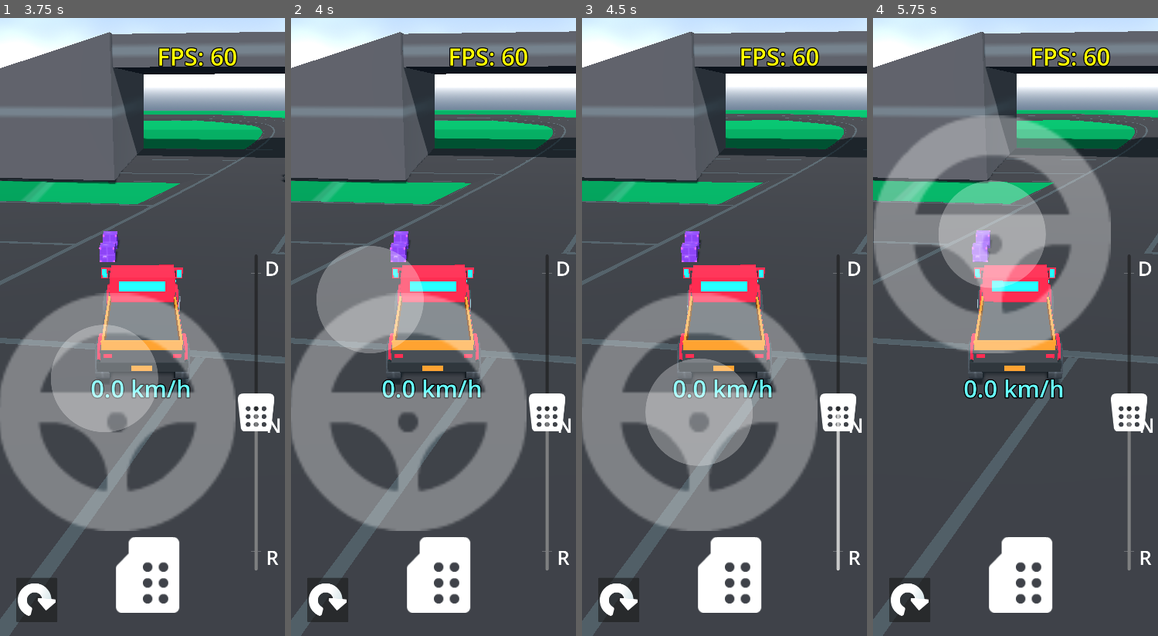
Above: before the commit, frames 1-4 (left to right).
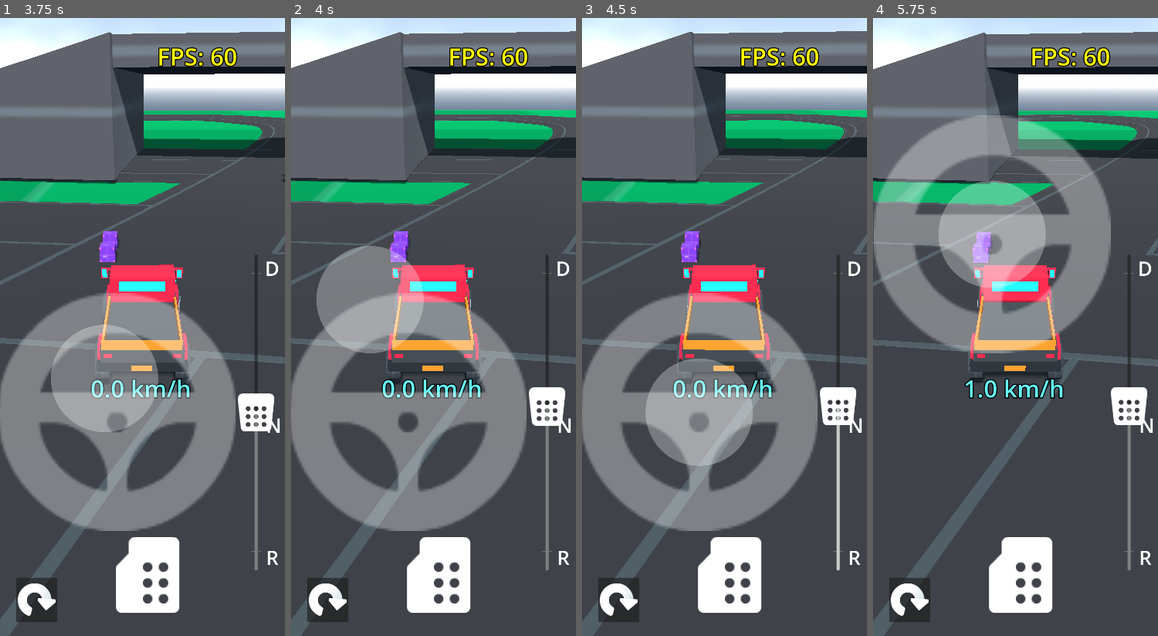
Above: after the commit, the same moments.

Repository: AssafDamari/cars-2
Game: Godot game, scene res://scenes/main.tscn
Two runs of this game, one before a commit and one after it. Both use one fixed random seed, a clock stepped at 60 frames per second and the inputs below.
Inputs (mouse positions are in pixels of both pictures, inside the frame that each line leads up to):
- Up to frame 1 (3.75 s): click (37, 598) at 0.5 s; tap Enter (ui_accept) at 1.25 s; drag from (116, 277) to (171, 191) at 1.27 s; drag from (85, 357) to (128, 450) at 2.02 s; move the mouse to (171, 191) at 2.77 s; hold Right (ui_right) 2.78-3.5 s; hold Enter (ui_accept) 2.78-3.5 s; drag from (128, 450) to (57, 234) at 3.52 s
- Up to frame 2 (4 s): no input
- Up to frame 3 (4.5 s): move the mouse to (810, 419) at 4.27 s; hold Left (ui_left) from 4.28 s (still down); hold Enter (ui_accept) from 4.28 s (still down)
- Up to frame 4 (5.75 s): release Left (ui_left) at 5 s; release Enter (ui_accept) at 5 s; drag from (930, 234) to (972, 172) at 5.02 s

Frame 1 is identical in both runs. In frame 2, 0.4% of the frame differs, in the area x 1-100%, y 2-99%; in frame 3, 0.6%; in frame 4, 3.3%, in the area x 0-100%, y 2-100%.

Commit message:
improve loading and unloading buttons and allow speed change with the joystick

Diff:
--- a/scenes/cargo_loader.gd
+++ b/scenes/cargo_loader.gd
@@ -1,10 +1,10 @@
 extends Node3D
 
-@onready var load_button: Button = $CanvasLayer/LoadButton
-@onready var unload_button: Button = $CanvasLayer/UnloadButton
 @onready var load_pos: Marker3D = $LoadPos
 @onready var active_marker: MeshInstance3D = $ActiveMarker
 @onready var area_3d: Area3D = $Area3D
+@onready var load_button: TouchScreenButton = $CanvasLayer/LoadButtons/LoadTouchScreenButton
+@onready var unload_button: TouchScreenButton = $CanvasLayer/LoadButtons/UnloadTouchScreenButton
 
 var currentActiveCargo: RigidBody3D = null
 var current_unload_area: Node3D = null
--- a/scenes/cargo_loader.tscn
+++ b/scenes/cargo_loader.tscn
@@ -2,7 +2,9 @@
 
 [ext_resource type="Script" uid="uid://cid0hjlnr0uw3" path="res://scenes/cargo_loader.gd" id="1_ftntb"]
 [ext_resource type="Texture2D" uid="uid://bi1ucqs2h7ixv" path="res://textures/icon_load.png" id="2_lgkbt"]
+[ext_resource type="Texture2D" uid="uid://onymgeb63l0f" path="res://textures/icon_load_black.png" id="3_t8e4g"]
 [ext_resource type="Texture2D" uid="uid://b5afu7yxstj7c" path="res://textures/icon_unload.png" id="3_wrukd"]
+[ext_resource type="Texture2D" uid="uid://b2bq3717vt6oy" path="res://textures/icon_unload_black.png" id="5_ferti"]
 
 [sub_resource type="SphereShape3D" id="SphereShape3D_ypayn"]
 radius = 1.8677905
@@ -24,29 +26,27 @@
 
 [node name="CanvasLayer" type="CanvasLayer" parent="." unique_id=248335640]
 
-[node name="LoadButton" type="Button" parent="CanvasLayer" unique_id=931328939]
-visible = false
+[node name="LoadButtons" type="Control" parent="CanvasLayer" unique_id=1553451132]
+layout_mode = 3
 anchors_preset = 2
 anchor_top = 1.0
 anchor_bottom = 1.0
-offset_left = 154.0
-offset_top = -145.0
-offset_right = 258.0
-offset_bottom = -41.0
+offset_left = 141.0
+offset_top = -242.0
+offset_right = 238.0
+offset_bottom = -141.5
 grow_vertical = 0
-icon = ExtResource("2_lgkbt")
+scale = Vector2(2, 2)
 
-[node name="UnloadButton" type="Button" parent="CanvasLayer" unique_id=177598676]
+[node name="LoadTouchScreenButton" type="TouchScreenButton" parent="CanvasLayer/LoadButtons" unique_id=1484233737]
 visible = false
-anchors_preset = 2
-anchor_top = 1.0
-anchor_bottom = 1.0
-offset_left = 157.0
-offset_top = -146.0
-offset_right = 261.0
-offset_bottom = -42.0
-grow_vertical = 0
-icon = ExtResource("3_wrukd")
+texture_normal = ExtResource("2_lgkbt")
+texture_pressed = ExtResource("3_t8e4g")
+
+[node name="UnloadTouchScreenButton" type="TouchScreenButton" parent="CanvasLayer/LoadButtons" unique_id=1470725429]
+visible = false
+texture_normal = ExtResource("3_wrukd")
+texture_pressed = ExtResource("5_ferti")
 
 [node name="LoadPos" type="Marker3D" parent="." unique_id=1960464610]
 transform = Transform3D(1, 0, 0, 0, 1, 0, 0, 0, 1, 0, 1.807562, 0)
@@ -62,5 +62,5 @@
 [connection signal="area_exited" from="Area3D" to="." method="_on_area_3d_area_exited"]
 [connection signal="body_entered" from="Area3D" to="." method="_on_area_3d_body_entered"]
 [connection signal="body_exited" from="Area3D" to="." method="_on_area_3d_body_exited"]
-[connection signal="pressed" from="CanvasLayer/LoadButton" to="." method="_on_load_button_pressed"]
-[connection signal="pressed" from="CanvasLayer/UnloadButton" to="." method="_on_unload_button_pressed"]
+[connection signal="pressed" from="CanvasLayer/LoadButtons/LoadTouchScreenButton" to="." method="_on_load_button_pressed"]
+[connection signal="pressed" from="CanvasLayer/LoadButtons/UnloadTouchScreenButton" to="." method="_on_unload_button_pressed"]
--- a/scenes/player_controller.gd
+++ b/scenes/player_controller.gd
@@ -7,17 +7,22 @@
 
 func _physics_process(delta: float) -> void:
 
-	var speed_sq = vehicle.linear_velocity.length_squared()
+	var joystick_input := joystick.get_value()
 
 	# 1. power
+	if joystick_input.y < -0.9:
+		speed_slider.value += 10
+
+	if joystick_input.y > 0.9:
+		speed_slider.value -= 10
+
+	var speed_sq = vehicle.linear_velocity.length_squared()
 	if speed_sq < vehicle.max_speed * vehicle.max_speed:
 		vehicle.engine_force = speed_slider.value
 	else:
 		vehicle.engine_force = 0.0
 
-
 	# 2. steering
-	var joystick_input := joystick.get_value()
 	var steer_input = -joystick_input.x
 
 	# if not using joystick, use keyboard input
@@ -28,7 +33,7 @@
 	vehicle.steering = move_toward(vehicle.steering, steer_target, delta * vehicle.steering_speed)
 
 	# 3. Braking
-	if Input.is_action_pressed("ui_accept"):
+	if Input.is_action_pressed("ui_accept") or joystick_input.y > 0.9:
 		vehicle.engine_force = 0
 		vehicle.brake = vehicle.max_brake_force
 	else:
--- a/scenes/player_controller.tscn
+++ b/scenes/player_controller.tscn
@@ -126,7 +126,6 @@
 theme_override_icons/grabber_highlight = ExtResource("8_ba4vk")
 min_value = -2000.0
 max_value = 2000.0
-step = 500.0
 tick_count = 3
 ticks_on_borders = true
 ticks_position = 2
Binary file added: textures/icon_load_black.png
Not shown, added: textures/icon_load_black.png.import
Binary file added: textures/icon_unload_black.png
Not shown, added: textures/icon_unload_black.png.import
